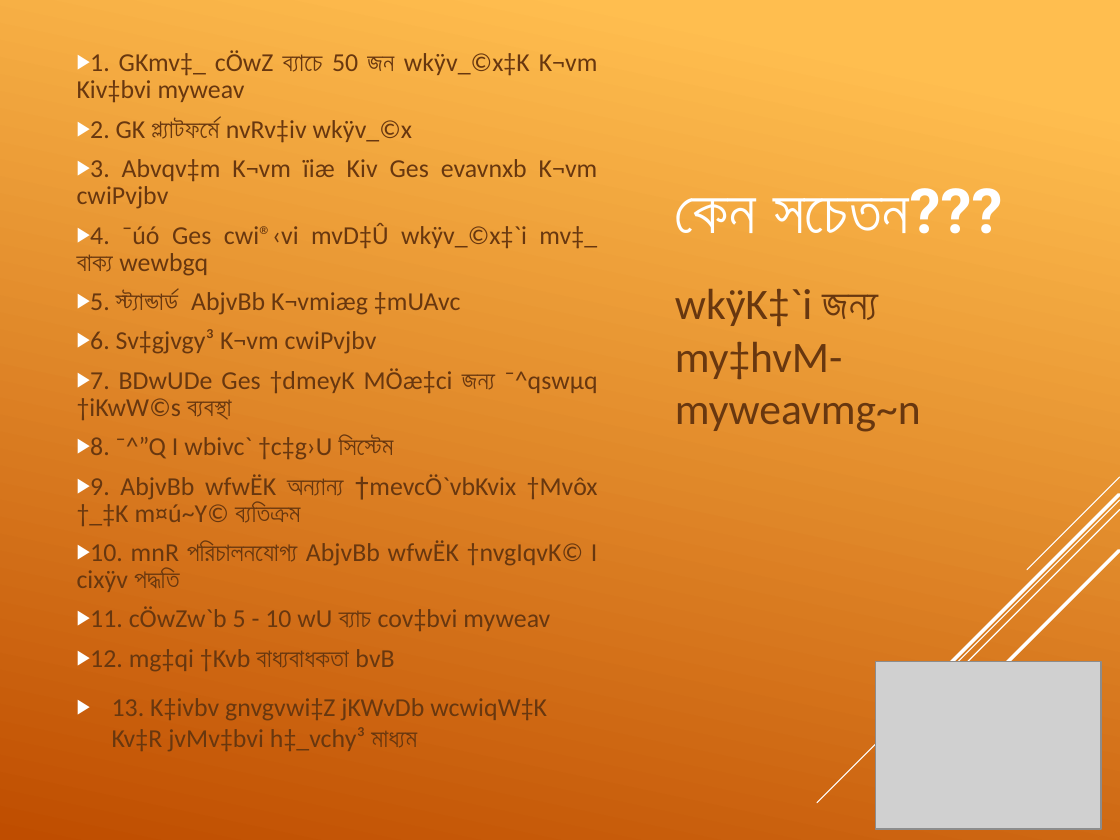
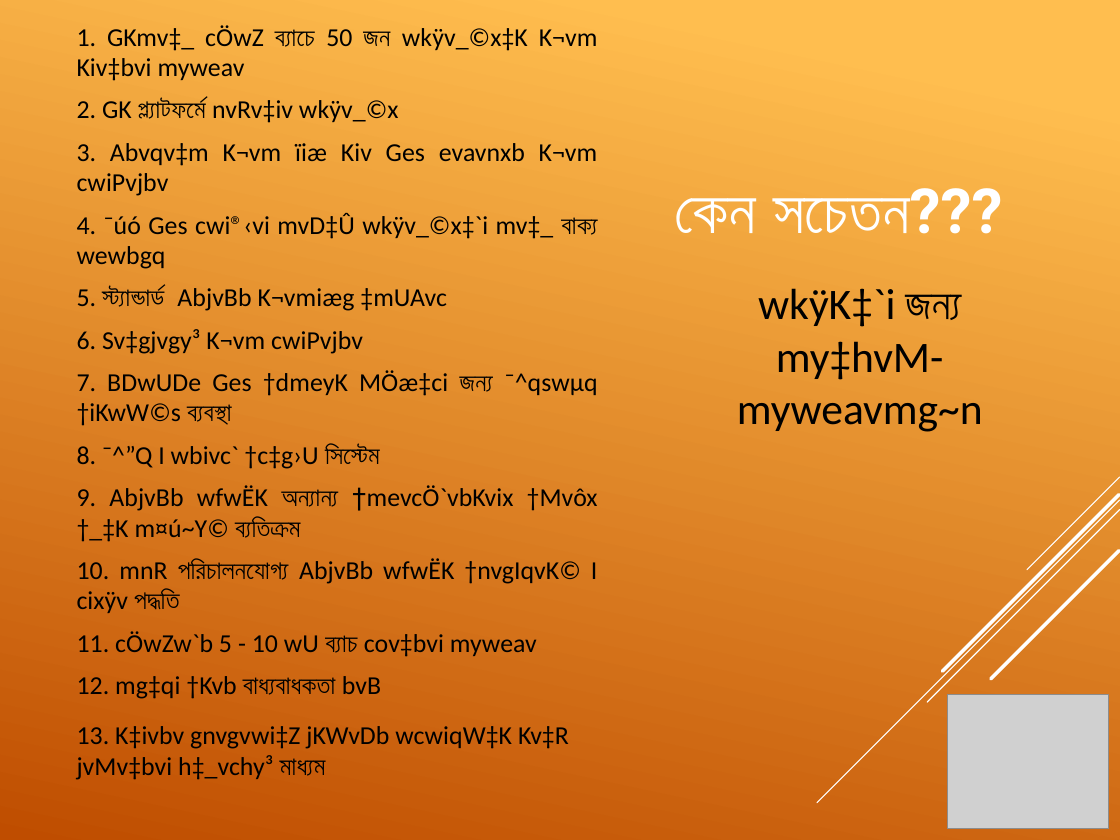
Before and after one commit to Shuvoneel/SRCL, a slide deck: slide 7 of Socheton/Socheton Academy-Bangla.pptx. Drawn at 1120x840 pixels with LibreOffice and Linux fonts; fonts in the diff are those of the drawing; grey boxes stand for pictures. Boxes give left, top, right and bottom in pixels: in the first picture for what was removed or moved away, otherwise in the second. Text is boxed around its words. In the diff, an @@ line names an element or a change of style, - is before the commit and + after.

```diff
--- a/Socheton/Socheton Academy-Bangla.pptx
+++ b/Socheton/Socheton Academy-Bangla.pptx
@@ text "1. GKmv‡_ cÖwZ ব্যাচে 50 ..." at (77,25,598,780): text colour #68380F to #000000; bullet ▶ to none; line spacing 0.87 to 0.97 @@
@@ text "wkÿK‡`i জন্য my‡hvM-myweavmg~n" at (737,288,983,432): text colour #68380F to #000000; alignment left to centre @@
@@ picture: place and size @@
-picture at (876,661,1101,829)
+picture at (948,694,1108,829)
```
Also in this commit, not shown: 1 other slide changed, 4 other files.
